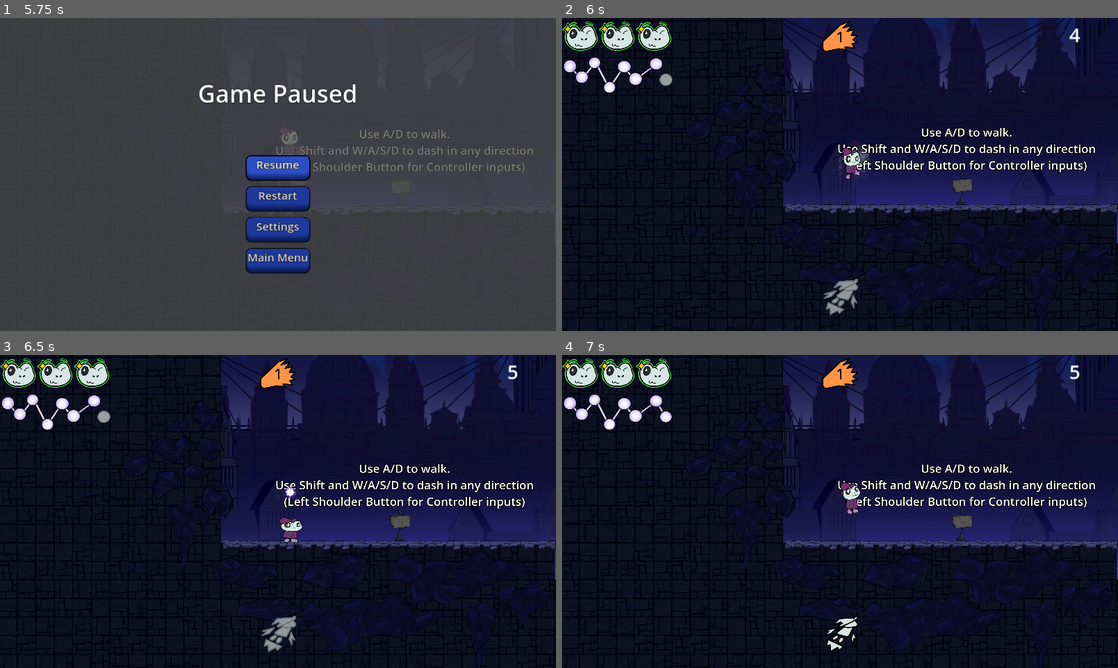
Above: before the commit, frames 1-4 (two rows, left to right).
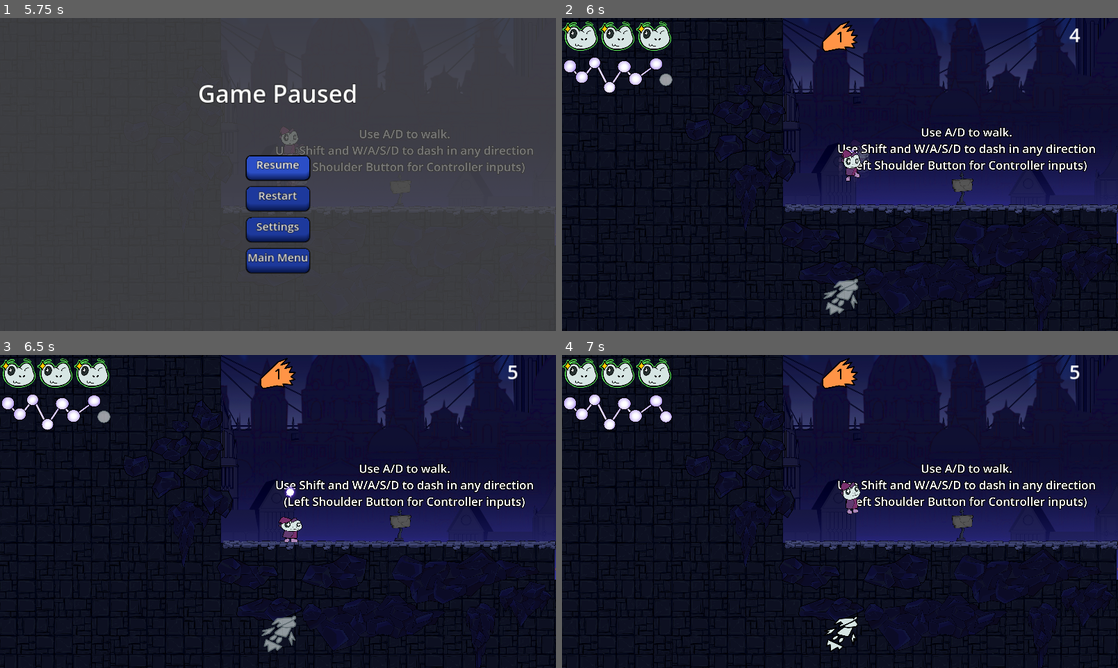
Above: after the commit, the same moments.

Repository: DerBrotDoktor/Frogoth
Game: Godot game, scene res://scenes/main/main.tscn
The game is run twice, just before and just after one commit, with the same random seed, the same clock (stepped at 60 frames per second) and the same inputs.
Inputs:
- Up to frame 1 (5.75 s): click "Select Level" at 0.5 s; click "0" at 1.25 s; hold Space (jump) 2.03-2.78 s; hold W (up) from 2.03 s (still down); tap Shift (dash) at 2.85, 5.1 s; tap Space (jump) at 3.02, 3.05, 3.32, 4.35, 4.52, 4.82 s; hold Space (jump) 3.53-4.28 s; tap F (discrad_shape) at 3.6 s; hold Space (jump) from 5.03 s (still down); tap Escape (pause_menu) at 5.65 s
- Up to frame 2 (6 s): release W (up) at 5.75 s; release Space (jump) at 5.75 s; click "Resume" at 5.75 s
- Up to frame 3 (6.5 s): no input
- Up to frame 4 (7 s): hold W (up) from 6.53 s (still down); tap F (discrad_shape) at 6.6 s; tap Space (jump) at 6.77, 6.8 s

Frame 1 is identical in both runs. In frame 2, 0.5% of the frame differs, in the area x 40-100%, y 35-69%; in frame 3, less than 0.1%; in frame 4, less than 0.1%.

Commit message:
Changed: on button down to on button up

Diff:
--- a/scenes/menus/main_menu.gd
+++ b/scenes/menus/main_menu.gd
@@ -4,22 +4,19 @@
 	$VerticalContainer/StartButton.grab_focus()
 	get_tree().paused = true
 
-func _on_start_button_button_down():
+func _on_start_button_button_up():
 	get_parent().load_level_by_index(0)
 
-func _on_level_select_button_button_down():
+func _on_level_select_button_button_up():
 	get_parent().switch_to_child("LevelSelectMenu")
 
-func _on_quit_button_button_down():
+func _on_quit_button_button_up():
 	get_tree().quit()
-
 
 func _on_visibility_changed():
 	if $VerticalContainer/StartButton.is_inside_tree() and visible:
 		get_tree().paused = true
 		$VerticalContainer/StartButton.grab_focus()
 
-
-func _on_settings_button_button_down():
+func _on_settings_button_button_up():
 	get_parent().switch_to_child("SettingsMenu")
-	pass # Replace with function body.
--- a/scenes/menus/main_menu.tscn
+++ b/scenes/menus/main_menu.tscn
@@ -151,7 +151,7 @@
 text = "Quit"
 
 [connection signal="visibility_changed" from="." to="." method="_on_visibility_changed"]
-[connection signal="button_down" from="VerticalContainer/StartButton" to="." method="_on_start_button_button_down"]
-[connection signal="button_down" from="VerticalContainer/LevelSelectButton" to="." method="_on_level_select_button_button_down"]
-[connection signal="button_down" from="VerticalContainer/SettingsButton" to="." method="_on_settings_button_button_down"]
-[connection signal="button_down" from="VerticalContainer/QuitButton" to="." method="_on_quit_button_button_down"]
+[connection signal="button_up" from="VerticalContainer/StartButton" to="." method="_on_start_button_button_up"]
+[connection signal="button_up" from="VerticalContainer/LevelSelectButton" to="." method="_on_level_select_button_button_up"]
+[connection signal="button_up" from="VerticalContainer/SettingsButton" to="." method="_on_settings_button_button_up"]
+[connection signal="button_up" from="VerticalContainer/QuitButton" to="." method="_on_quit_button_button_up"]
--- a/scenes/menus/pause_menu.gd
+++ b/scenes/menus/pause_menu.gd
@@ -7,18 +7,17 @@
 func close_pause_menu():
 	get_parent().toggle_pause_menu()
 
-func _on_main_menu_button_button_down():
-	get_parent().switch_to_child("MainMenu")
+func _on_resume_button_button_up():
+	close_pause_menu()
 
-func _on_settings_button_button_down():
+func _on_restart_button_button_up():
+	get_parent().restart_level()
+
+func _on_settings_button_button_up():
 	get_parent().switch_to_child("SettingsMenu")
 
-func _on_restart_button_button_down():
-	get_parent().restart_level()
-
-func _on_resume_button_button_down():
-	close_pause_menu()
-
+func _on_main_menu_button_button_up():
+	get_parent().switch_to_child("MainMenu")
 
 func _on_visibility_changed():
 	if $VBoxContainer/ResumeButton.is_inside_tree() and visible:
--- a/scenes/menus/pause_menu.tscn
+++ b/scenes/menus/pause_menu.tscn
@@ -129,7 +129,7 @@
 text = "Main Menu"
 
 [connection signal="visibility_changed" from="." to="." method="_on_visibility_changed"]
-[connection signal="button_down" from="VBoxContainer/ResumeButton" to="." method="_on_resume_button_button_down"]
-[connection signal="button_down" from="VBoxContainer/RestartButton" to="." method="_on_restart_button_button_down"]
-[connection signal="button_down" from="VBoxContainer/SettingsButton" to="." method="_on_settings_button_button_down"]
-[connection signal="button_down" from="VBoxContainer/MainMenuButton" to="." method="_on_main_menu_button_button_down"]
+[connection signal="button_up" from="VBoxContainer/ResumeButton" to="." method="_on_resume_button_button_up"]
+[connection signal="button_up" from="VBoxContainer/RestartButton" to="." method="_on_restart_button_button_up"]
+[connection signal="button_up" from="VBoxContainer/SettingsButton" to="." method="_on_settings_button_button_up"]
+[connection signal="button_up" from="VBoxContainer/MainMenuButton" to="." method="_on_main_menu_button_button_up"]
--- a/scenes/player/player.gd
+++ b/scenes/player/player.gd
@@ -205,10 +205,8 @@
 			$DashCooldown.stop()
 			area.use_point()
 		current_orbs.append(area)
-		print("Enter", area)
 	elif area.is_in_group("temporary_orb"):
 		current_orbs.append(area)
-		print("Enter", area)
 	elif area.is_in_group("enable_jump_points"):
 		can_place_jump_points = true
 	elif area.is_in_group("dead_zone"):
@@ -216,10 +214,8 @@
 
 func _on_trigger_area_area_exited(area):
 	if area.is_in_group("jump_point"):
-		print("leave", area)
 		current_orbs.erase(area)
 	elif area.is_in_group("temporary_orb"):
-		print("leave", area)
 		current_orbs.erase(area)
 
 func _on_trigger_area_body_entered(body):
